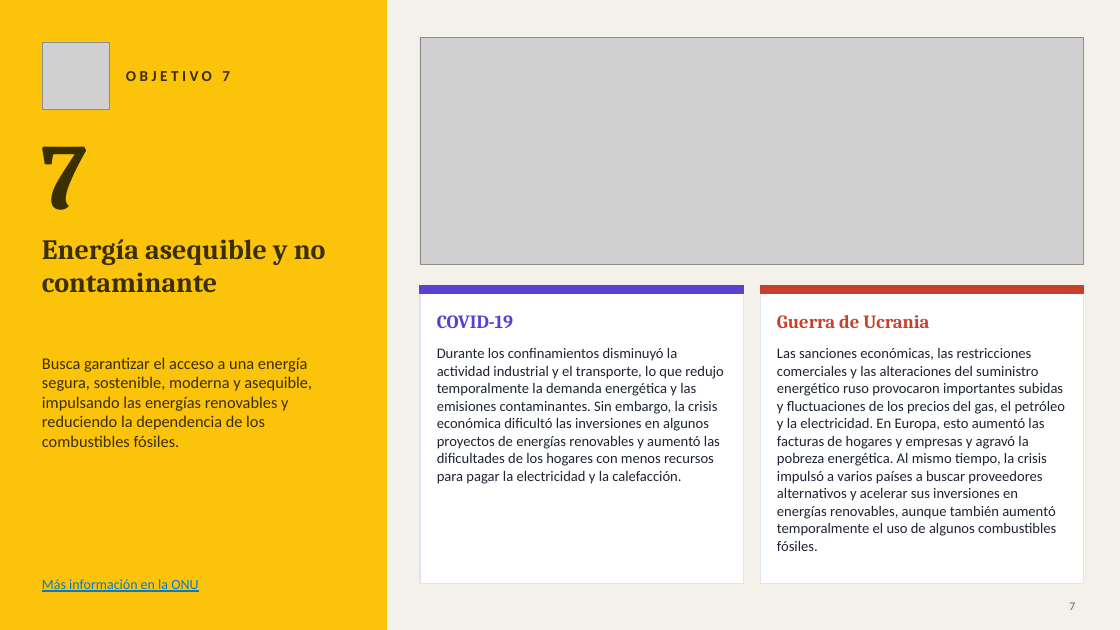
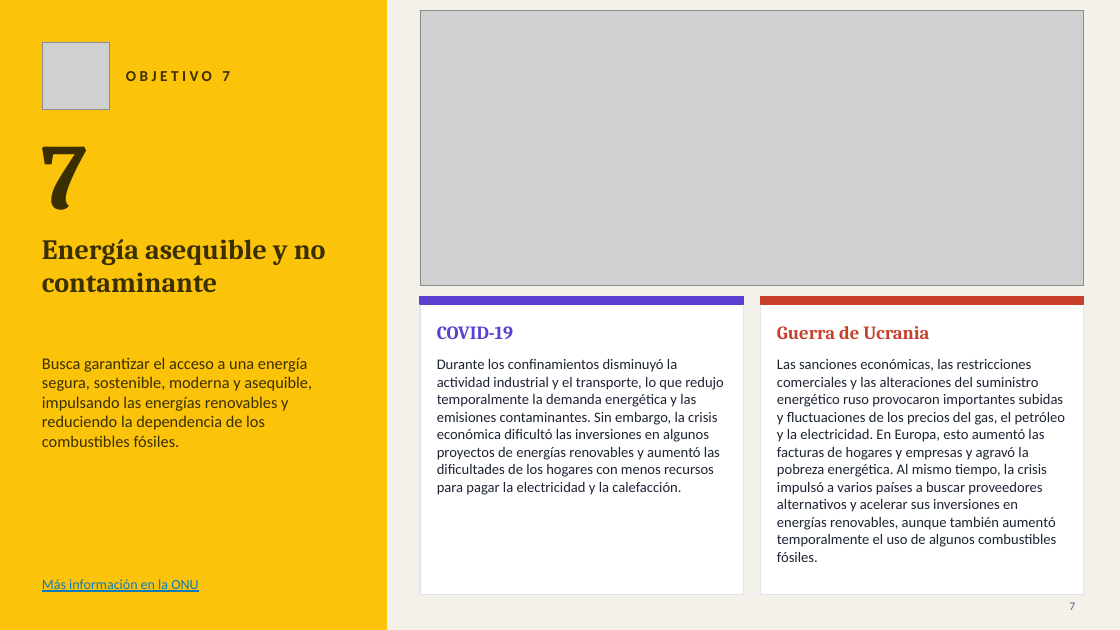
Before and after one commit to jsantos48/Apuntes-ASIR, a slide deck: slide 7 of 2ASIR/sostenibilidad/practica/Tarea1_ODS_presentacion.pptx. Drawn at 1120x630 pixels with LibreOffice and Linux fonts; fonts in the diff are those of the drawing; grey boxes stand for pictures. Boxes give left, top, right and bottom in pixels: in the first picture for what was removed or moved away, otherwise in the second. Text is boxed around its words. In the diff, an @@ line names an element or a change of style, - is before the commit and + after.

Commit message:
⬆️ ASIR: Subida de nuevos materiales y prácticas

```diff
--- a/2ASIR/sostenibilidad/practica/Tarea1_ODS_presentacion.pptx
+++ b/2ASIR/sostenibilidad/practica/Tarea1_ODS_presentacion.pptx
@@ picture: place and size @@
-picture at (420, 38, 1084, 265)
+picture at (420, 10, 1084, 286)
@@ rectangle removed at (420, 38, 1084, 265) @@
@@ 4 texts, 4 rectangles: place and size @@
-4 texts, 4 rectangles at (420, 286, 1084, 584)
+4 texts, 4 rectangles at (420, 297, 1084, 595)
```
Also in this commit, not shown: 4 other slides changed, 1 other file.
